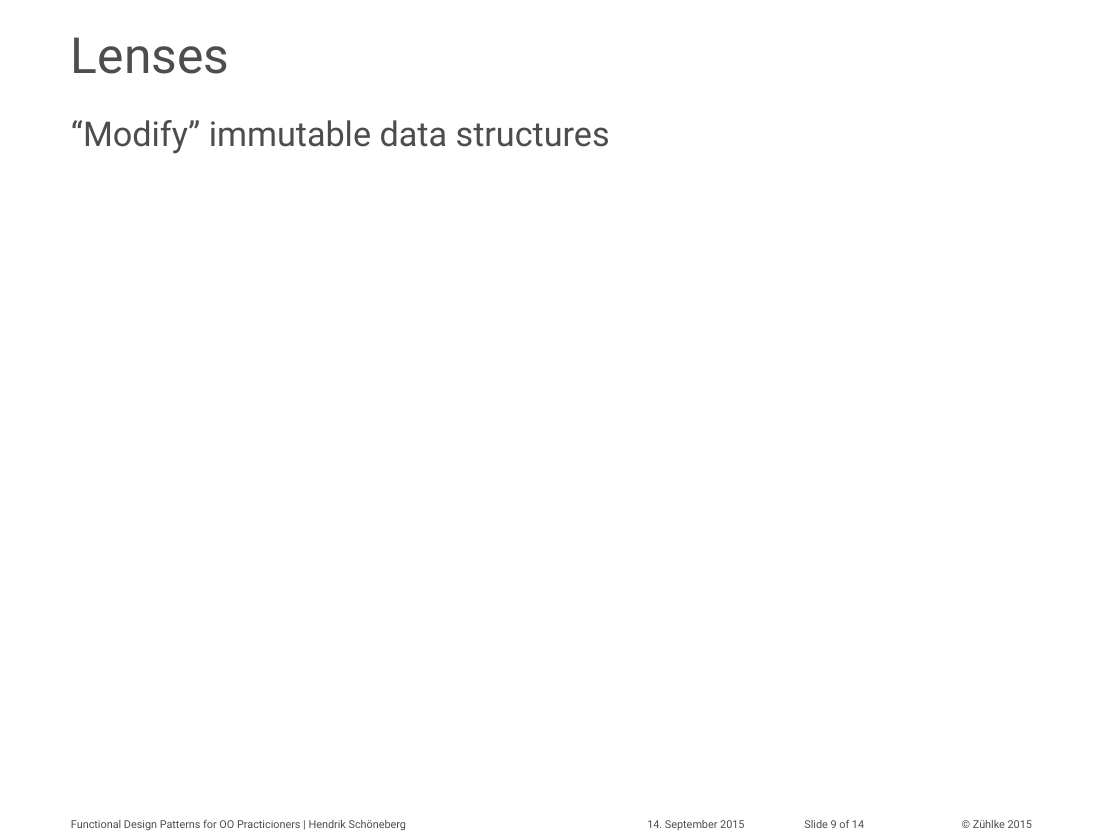
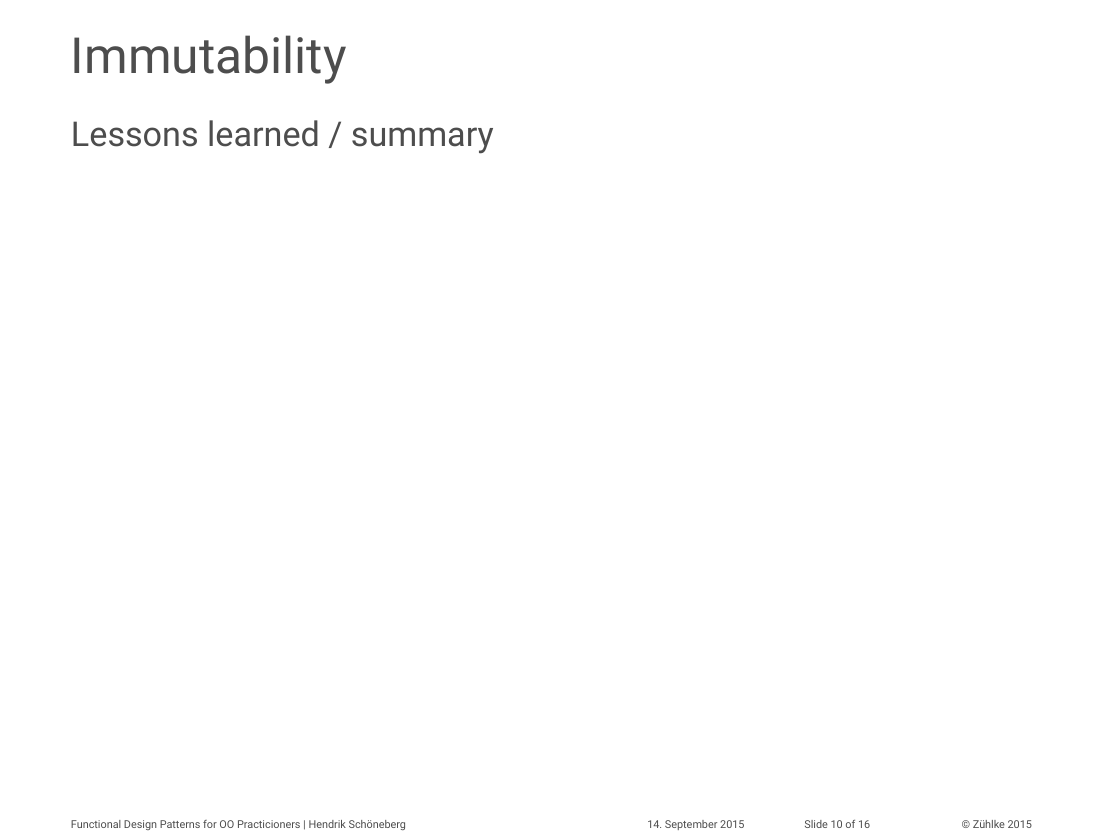
Before and after one commit to aax/zdays-fp-patterns, a slide deck: slide 10 of hesc_slides.pptx (slide 9 before the commit). Drawn at 1120x840 pixels with LibreOffice and Linux fonts; fonts in the diff are those of the drawing; background and template pictures are left out. Boxes give left, top, right and bottom in pixels: in the first picture for what was removed or moved away, otherwise in the second. Text is boxed around its words. In the diff, an @@ line names an element or a change of style, - is before the commit and + after.

Commit message:
prepare lenses section

```diff
--- a/hesc_slides.pptx
+++ b/hesc_slides.pptx
@@ title at <box>71,35,347,84</box>: text changed @@
-Lenses
+Immutability
@@ text at <box>71,120,494,154</box>: text changed @@
-“Modify” immutable data structures
+Lessons learned / summary
@@ text at <box>804,819,870,828</box>: text changed @@
-Slide 9 of 14
+Slide 10 of 16
```
Also in this commit, not shown: 5 other slides changed, 2 slides added, 5 other files.
